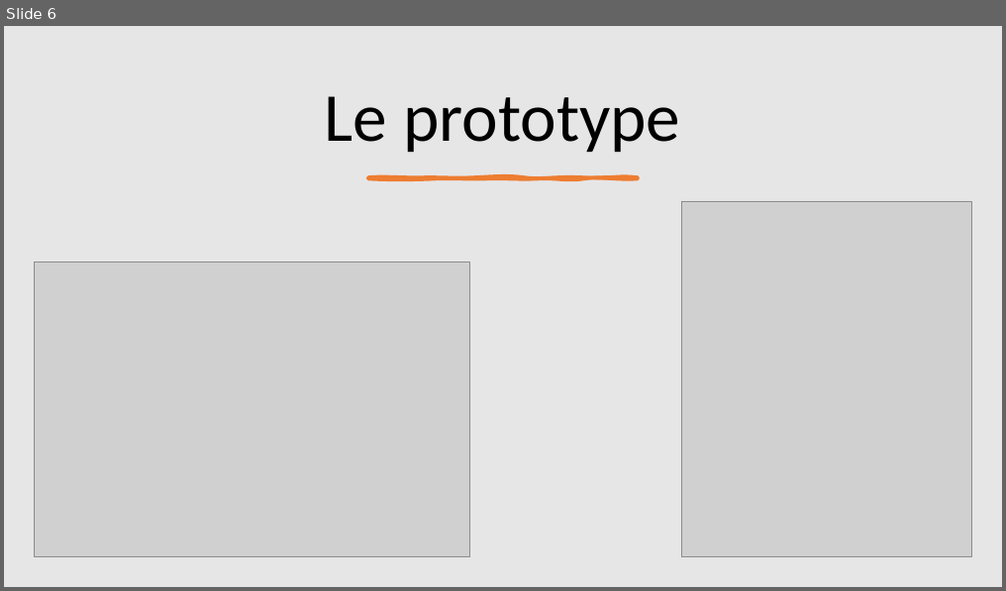
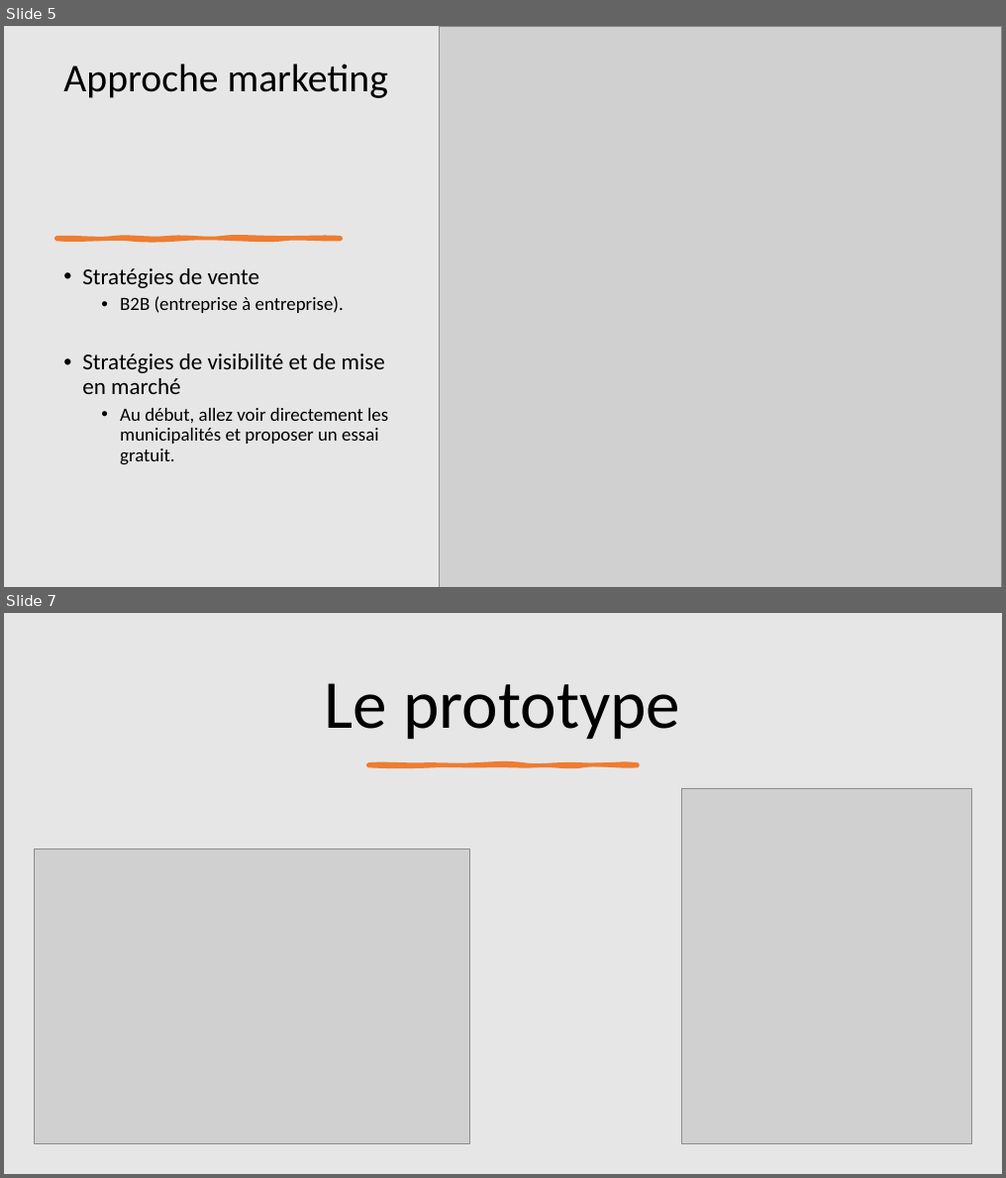
Before and after one commit to robaxx49/TP3_AMOC_KCarufel_JAudet, a slide deck: doc/presentation_TP3_AMOC.pptx. Shown one above the other, each under a label of ours: slide 6 before the commit, slides 5 and 7 after it; the slides between them are not shown. The pictures are 1006x591 and 1006x1178 pixels, drawn with LibreOffice and Linux fonts; fonts in the diff are those of the drawing; grey boxes stand for pictures. Boxes give left, top, right and bottom in pixels: in the first picture for what was removed or moved away, otherwise in the second. Text is boxed around its words. In the diff, an @@ line names an element or a change of style, - is before the commit and + after.

```diff
--- a/doc/presentation_TP3_AMOC.pptx
+++ b/doc/presentation_TP3_AMOC.pptx
@@ slide 5 added at <box>4,26,1002,587</box>, background #E7E6E6 @@
@@ picture added at <box>439,26,1002,587</box> @@
@@ title added at <box>63,64,388,98</box>, 37.8 pt, text #000000 @@
+Approche marketing
@@ freeform shape added at <box>56,238,341,240</box>, fill #ED7D31, outline #ED7D31 3.5 pt @@
@@ text added at <box>82,269,388,466</box>, 18 pt, text #000000 @@
+• Stratégies de vente
+  • B2B (entreprise à entreprise).
+• Stratégies de visibilité et de mise en marché
+  • Au début, allez voir directement les municipalités et proposer un essai gratuit.
@@ what was slide 6 is now slide 7 @@
```
Also in this commit, not shown: 4 slides changed.
